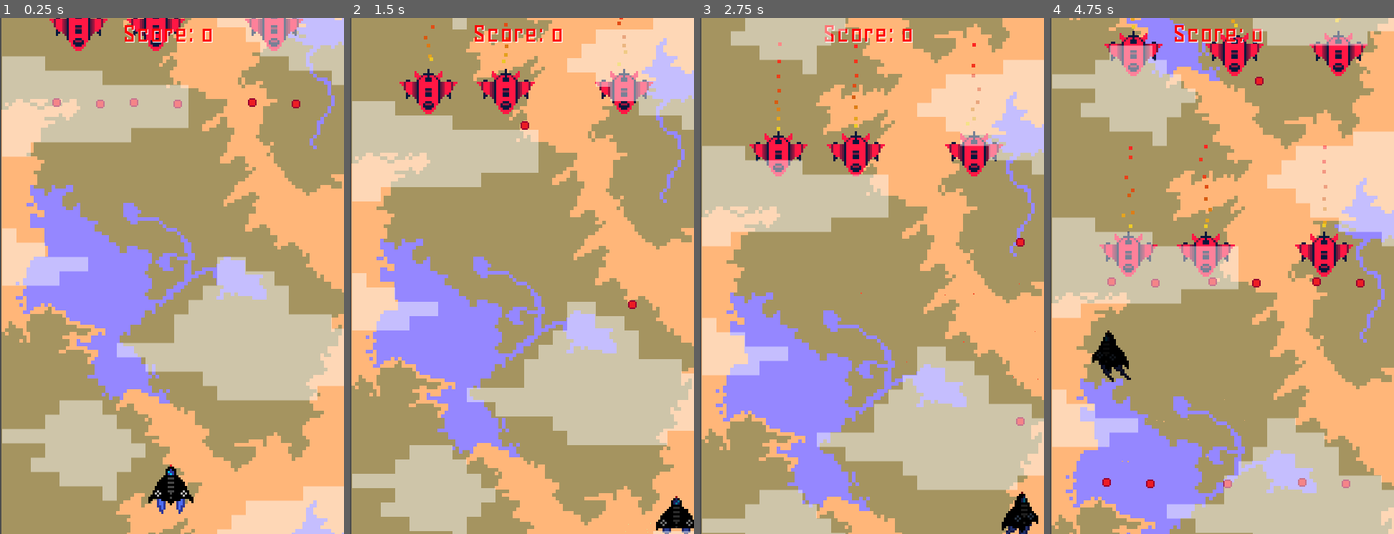
Above: before the commit, frames 1-4 (left to right).
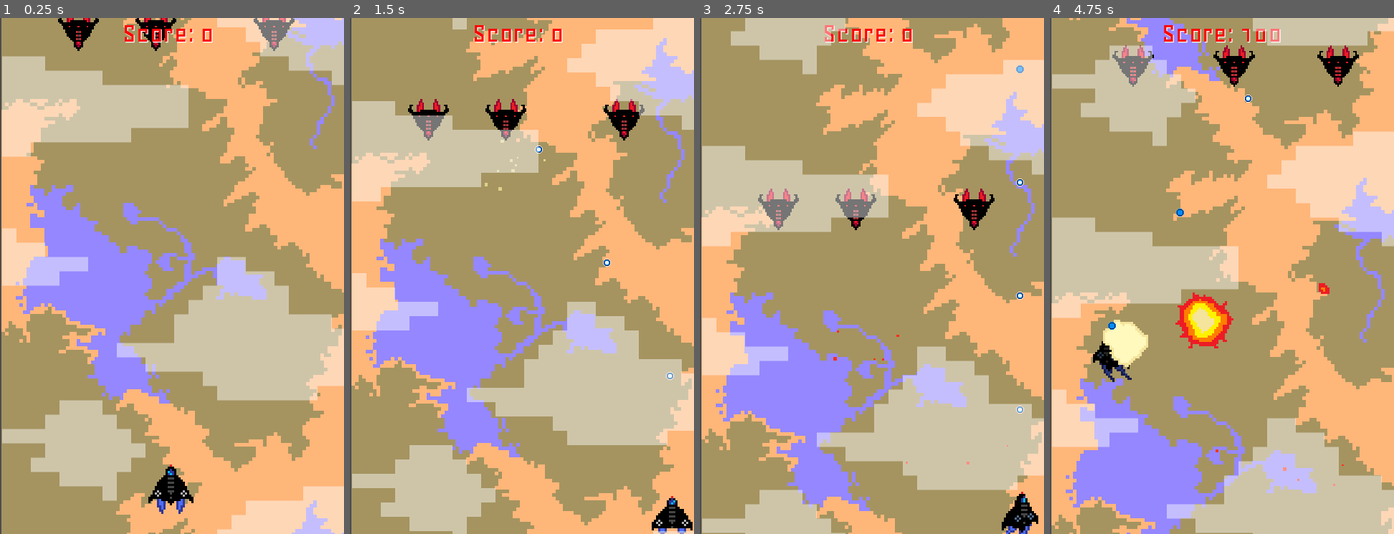
Above: after the commit, the same moments.

Repository: AChen342/project3
Game: Godot game, scene res://Scenes/main.tscn
Same seed, same stepped clock (60 frames per second), same inputs: the game is played once before the commit and once after it. This scene is started directly instead of the project's main scene.
Inputs:
- Up to frame 1 (0.25 s): no input
- Up to frame 2 (1.5 s): hold D (move_right) 0.53-1.28 s; hold J (shoot, bound only before the commit) 0.53-1.28 s; hold S (move_down) from 1.28 s (still down); tap J (shoot, bound only before the commit) at 1.35 s
- Up to frame 3 (2.75 s): release S (move_down) at 2.03 s; hold D (move_right) from 2.03 s (still down); hold J (shoot, bound only before the commit) from 2.03 s (still down)
- Up to frame 4 (4.75 s): release D (move_right) at 2.78 s; release J (shoot, bound only before the commit) at 2.78 s; hold W (move_up) 2.78-3.53 s; tap J (shoot, bound only before the commit) at 2.85, 4.35 s; hold J (shoot, bound only before the commit) 3.53-4.28 s; hold A (move_left) from 3.53 s (still down)

The runs differ from the first frame. In frame 1, 1.9% of the frame differs, in the area x 14-89%, y 0-18%; in frame 2, 3.9%; in frame 3, 4.0%; in frame 4, 8.2%, in the area x 12-93%, y 0-92%.

Commit message:
worked on spawning mechanics

Diff:
--- a/Scenes/blue_drone.tscn
+++ b/Scenes/blue_drone.tscn
@@ -25,8 +25,8 @@
 "speed": 5.0
 }]
 
-[sub_resource type="RectangleShape2D" id="RectangleShape2D_j7wqo"]
-size = Vector2(24, 24)
+[sub_resource type="CircleShape2D" id="CircleShape2D_4iq7s"]
+radius = 14.3178
 
 [node name="blue_drone" type="CharacterBody2D" groups=["enemies"]]
 script = ExtResource("1_w4yun")
@@ -39,4 +39,4 @@
 
 [node name="hitbox" type="CollisionShape2D" parent="."]
 position = Vector2(3, 0)
-shape = SubResource("RectangleShape2D_j7wqo")
+shape = SubResource("CircleShape2D_4iq7s")
--- a/Scenes/bullet.tscn
+++ b/Scenes/bullet.tscn
@@ -1,21 +1,48 @@
-[gd_scene load_steps=4 format=3 uid="uid://7e1bftssgle"]
+[gd_scene load_steps=7 format=3 uid="uid://7e1bftssgle"]
 
-[ext_resource type="Texture2D" uid="uid://yxc78dgua0dj" path="res://Sprites/bullet.png" id="1_4ks3c"]
+[ext_resource type="Texture2D" uid="uid://cbcocds87hxl5" path="res://Sprites/bullet.png" id="1_4ks3c"]
 [ext_resource type="Script" path="res://Scripts/bullet.gd" id="1_5746x"]
 
+[sub_resource type="AtlasTexture" id="AtlasTexture_8ro34"]
+atlas = ExtResource("1_4ks3c")
+region = Rect2(0, 0, 16, 16)
+
+[sub_resource type="AtlasTexture" id="AtlasTexture_cjtyl"]
+atlas = ExtResource("1_4ks3c")
+region = Rect2(16, 0, 16, 16)
+
+[sub_resource type="SpriteFrames" id="SpriteFrames_2bluh"]
+animations = [{
+"frames": [{
+"duration": 1.0,
+"texture": SubResource("AtlasTexture_8ro34")
+}, {
+"duration": 1.0,
+"texture": SubResource("AtlasTexture_cjtyl")
+}],
+"loop": true,
+"name": &"idle",
+"speed": 5.0
+}]
+
 [sub_resource type="CircleShape2D" id="CircleShape2D_ngl6t"]
-radius = 3.0
+radius = 2.0
 
 [node name="bullet" type="Area2D"]
 script = ExtResource("1_5746x")
 
-[node name="bullet_sprite" type="Sprite2D" parent="."]
+[node name="animation" type="AnimatedSprite2D" parent="."]
 texture_filter = 1
-scale = Vector2(2, 2)
-texture = ExtResource("1_4ks3c")
+sprite_frames = SubResource("SpriteFrames_2bluh")
+animation = &"idle"
+frame_progress = 0.198519
 
-[node name="CollisionShape2D" type="CollisionShape2D" parent="."]
+[node name="hitbox" type="CollisionShape2D" parent="."]
+position = Vector2(1, 0)
 scale = Vector2(2, 2)
 shape = SubResource("CircleShape2D_ngl6t")
 
+[node name="lifetime" type="Timer" parent="."]
+
 [connection signal="body_entered" from="." to="." method="_on_body_entered"]
+[connection signal="timeout" from="lifetime" to="." method="_on_lifetime_timeout"]
--- a/Scenes/enemy_jet.tscn
+++ b/Scenes/enemy_jet.tscn
@@ -25,8 +25,9 @@
 "speed": 5.0
 }]
 
-[sub_resource type="CircleShape2D" id="CircleShape2D_vyjqq"]
-radius = 15.0
+[sub_resource type="CapsuleShape2D" id="CapsuleShape2D_1042w"]
+radius = 24.0
+height = 64.0
 
 [node name="enemy_jet" type="CharacterBody2D" groups=["enemies"]]
 script = ExtResource("1_o8mwc")
@@ -40,5 +41,6 @@
 animation = &"idle"
 
 [node name="hitbox" type="CollisionShape2D" parent="."]
+position = Vector2(-10, 1)
 rotation = 1.5708
-shape = SubResource("CircleShape2D_vyjqq")
+shape = SubResource("CapsuleShape2D_1042w")
--- a/Scenes/enemy_spawner.tscn
+++ b/Scenes/enemy_spawner.tscn
@@ -17,4 +17,6 @@
 
 [node name="spawn_timer" type="Timer" parent="."]
 
+[connection signal="unlock_new_enemy" from="." to="." method="_make_spawnable"]
+[connection signal="update_weights" from="." to="." method="_update_weights"]
 [connection signal="timeout" from="spawn_timer" to="." method="_on_spawn_timer_timeout"]
--- a/Scenes/player.tscn
+++ b/Scenes/player.tscn
@@ -157,7 +157,7 @@
 "times": PackedFloat32Array(0, 0.2, 0.4, 0.6, 0.8, 1, 1.2),
 "transitions": PackedFloat32Array(1, 1, 1, 1, 1, 1, 1),
 "update": 0,
-"values": [Vector2(0, 0), Vector2(10, 0), Vector2(-10, 0), Vector2(0, 0), Vector2(10, 0), Vector2(-10, 0), Vector2(0, 0)]
+"values": [Vector2(0, 0), Vector2(10, 0), Vector2(-5, 0), Vector2(0, 0), Vector2(10, 0), Vector2(-5, 0), Vector2(0, 0)]
 }
 
 [sub_resource type="AnimationLibrary" id="AnimationLibrary_78315"]
--- /dev/null
+++ b/Scenes/player_bullet.tscn
@@ -0,0 +1,44 @@
+[gd_scene load_steps=7 format=3 uid="uid://bwntox0wgyqm1"]
+
+[ext_resource type="Script" path="res://Scripts/player_bullet.gd" id="1_6o8bv"]
+[ext_resource type="Texture2D" uid="uid://385csvjurwnp" path="res://Sprites/bullet_type2.png" id="1_yn5ft"]
+
+[sub_resource type="AtlasTexture" id="AtlasTexture_g30vl"]
+atlas = ExtResource("1_yn5ft")
+region = Rect2(0, 0, 16, 16)
+
+[sub_resource type="AtlasTexture" id="AtlasTexture_1dbk1"]
+atlas = ExtResource("1_yn5ft")
+region = Rect2(16, 0, 16, 16)
+
+[sub_resource type="SpriteFrames" id="SpriteFrames_yqjhq"]
+animations = [{
+"frames": [{
+"duration": 1.0,
+"texture": SubResource("AtlasTexture_g30vl")
+}, {
+"duration": 1.0,
+"texture": SubResource("AtlasTexture_1dbk1")
+}],
+"loop": true,
+"name": &"idle",
+"speed": 5.0
+}]
+
+[sub_resource type="CircleShape2D" id="CircleShape2D_70wje"]
+radius = 4.0
+
+[node name="player_bullet" type="Area2D"]
+script = ExtResource("1_6o8bv")
+
+[node name="animation" type="AnimatedSprite2D" parent="."]
+texture_filter = 1
+sprite_frames = SubResource("SpriteFrames_yqjhq")
+animation = &"idle"
+frame_progress = 0.830948
+
+[node name="hitbox" type="CollisionShape2D" parent="."]
+position = Vector2(1, 0)
+shape = SubResource("CircleShape2D_70wje")
+
+[connection signal="body_entered" from="." to="." method="_on_body_entered"]
--- a/Scenes/red_drone.tscn
+++ b/Scenes/red_drone.tscn
@@ -25,11 +25,8 @@
 "speed": 5.0
 }]
 
-[sub_resource type="RectangleShape2D" id="RectangleShape2D_203gi"]
-size = Vector2(24, 24)
-
-[sub_resource type="CircleShape2D" id="CircleShape2D_hyqp0"]
-radius = 164.368
+[sub_resource type="CircleShape2D" id="CircleShape2D_byduj"]
+radius = 14.0357
 
 [node name="red_drone" type="CharacterBody2D" groups=["enemies"]]
 script = ExtResource("1_rk3kp")
@@ -41,12 +38,4 @@
 animation = &"idle"
 
 [node name="hitbox" type="CollisionShape2D" parent="."]
-shape = SubResource("RectangleShape2D_203gi")
-
-[node name="detection" type="Area2D" parent="." groups=["enemies"]]
-
-[node name="detection_range" type="CollisionShape2D" parent="detection"]
-shape = SubResource("CircleShape2D_hyqp0")
-
-[connection signal="body_entered" from="detection" to="." method="_on_detection_body_entered"]
-[connection signal="body_exited" from="detection" to="." method="_on_detection_body_exited"]
+shape = SubResource("CircleShape2D_byduj")
--- a/Scenes/sharpnel.tscn
+++ b/Scenes/sharpnel.tscn
@@ -15,7 +15,8 @@
 initial_velocity_min = 200.0
 initial_velocity_max = 500.0
 gravity = Vector3(0, 98, 0)
-scale_max = 2.0
+scale_min = 2.0
+scale_max = 5.0
 color_ramp = SubResource("GradientTexture1D_ti7i1")
 
 [node name="sharpnel" type="GPUParticles2D"]
--- a/Scripts/Enemy.gd
+++ b/Scripts/Enemy.gd
@@ -6,6 +6,7 @@
 var direction: Vector2
 var points = 100
 var collision_damage = 10
+var rng = RandomNumberGenerator.new()
 @onready var explosion_animation = preload("res://Scenes/explosion.tscn")
 @onready var screen_size = get_viewport_rect().size
 
--- a/Scripts/bullet.gd
+++ b/Scripts/bullet.gd
@@ -1,15 +1,25 @@
+class_name Bullet
 extends Area2D
 
 var speed = 500
 var damage = 5
+var rng = RandomNumberGenerator.new()
 var direction : Vector2
 @onready var sharpnel = preload("res://Scenes/sharpnel.tscn")
 @onready var screen_size = get_viewport_rect().size
+@onready var texture = $animation.get_sprite_frames().get_frame_texture("idle", 0)
+
+func _ready() -> void:
+	var random_time = rng.randf_range(2, 4)
+	$animation.play("idle")
+	$lifetime.wait_time = random_time
+	$lifetime.start()
+
 
 func _physics_process(delta: float) -> void:
 	global_position += direction * speed * delta
 
-	if global_position.y > screen_size.y + $bullet_sprite.texture.get_size().y:
+	if global_position.y > screen_size.y + texture.get_size().y:
 		_on_destroy()
 
 func _on_body_entered(body: Node2D) -> void:
@@ -24,6 +34,8 @@
 			body.player_damage(5)
 		_on_destroy()
 
+func _on_lifetime_timeout() -> void:
+	_on_destroy()
 
 func _on_destroy():
 	var bulletSharpnel = sharpnel.instantiate()
@@ -34,3 +46,6 @@
 func set_direction(bulletDirection):
 	direction = bulletDirection
 	rotation_degrees = rad_to_deg(global_position.angle_to_point(global_position + direction))
+
+func set_speed(new_speed):
+	speed = new_speed
--- a/Scripts/drone.gd
+++ b/Scripts/drone.gd
@@ -7,8 +7,8 @@
 
 func _ready() -> void:
 	points = 50
-	frequency = 1
-	amplitude = 200
+	frequency = rng.randf_range(0.5, 1)
+	amplitude = rng.randi_range(100, 200)
 	time = 0
 	health = 5
 	speed = 10
--- a/Scripts/enemy_spawner.gd
+++ b/Scripts/enemy_spawner.gd
@@ -1,10 +1,12 @@
 extends Path2D
 
+signal update_weights
+signal unlock_new_enemy(enemy_name)
 @onready var enemies = {
-		"enemy_jet" : {"spawnable" : false, "scene" : preload("res://Scenes/enemy_jet.tscn"), "weight" : 100},
+		"enemy_jet" : {"spawnable" : true, "scene" : preload("res://Scenes/enemy_jet.tscn"), "weight" : 100},
 		"blue_drone" : {"spawnable" : false, "scene" : preload("res://Scenes/blue_drone.tscn"), "weight" : 50},
 		"red_drone" : {"spawnable" : false,"scene" : preload("res://Scenes/red_drone.tscn"), "weight" : 50},
-		"red_plane" : {"spawnable": true, "scene" : preload("res://Scenes/red_plane.tscn"), "weight" : 25}
+		"red_plane" : {"spawnable": false, "scene" : preload("res://Scenes/red_plane.tscn"), "weight" : 25}
 }
 var rng = RandomNumberGenerator.new()
 
@@ -25,6 +27,7 @@
 	return total_weight
 
 func _make_spawnable(enemy_name):
+	print_debug("unlocking " + str(enemy_name))
 	enemies[enemy_name]["spawnable"] = true
 
 func _update_weights():
--- a/Scripts/main.gd
+++ b/Scripts/main.gd
@@ -1,9 +1,49 @@
 extends Node2D
 
 signal add_points(points)
-@onready var total_points = 0
+const MAX_ENEMY_TYPES = 4
+var difficulty = 0
+var increase_difficulty_interval = 1500
+var unlock_new_enemy_interval = 1000
+var total_points = 0
+var num_enemies_unlocked = 0
+var all_enemies_unlocked = false
+@onready var spawner = get_node("enemy_spawner")
 @onready var user_interface = get_node("user_interface")
 
 func _on_add_points(points:int) -> void:
 	total_points += points
 	user_interface.get_node("gui").emit_signal("update_score", total_points)
+
+	#increase difficulty and unlock new enemy if enough points
+	_check_difficulty()
+	_unlock_new_enemy()
+
+func _unlock_new_enemy():
+	var points_to_enemy_unlock = floor(float(total_points)/unlock_new_enemy_interval)
+
+	# unlocks a new enemy type for every 1000 points
+	if (not all_enemies_unlocked) and (points_to_enemy_unlock > num_enemies_unlocked):
+		num_enemies_unlocked += 1
+		unlock_new_enemy_interval += 500
+		match num_enemies_unlocked:
+			1:
+				spawner.emit_signal("unlock_new_enemy", "blue_drone")
+				print("blue_drone unlocked")
+			2:
+				spawner.emit_signal("unlock_new_enemy", "red_drone")
+				print("red_drone unlocked")
+			3:
+				spawner.emit_signal("unlock_new_enemy", "red_plane")
+				print("red_plane unlocked")
+
+			MAX_ENEMY_TYPES:
+				print("All enemies unlocked!")
+
+func _check_difficulty():
+	var points_to_difficulty = floor(float(total_points)/increase_difficulty_interval)
+
+	# increases difficulty every 1500 points
+	if points_to_difficulty > difficulty:
+		difficulty += 1
+		spawner.emit_signal("update_weights")
--- a/Scripts/player.gd
+++ b/Scripts/player.gd
@@ -3,13 +3,14 @@
 var screen_size
 var health
 @onready var explosion = preload("res://Scenes/explosion.tscn")
-@onready var bullet_scene = preload("res://Scenes/bullet.tscn")
+@onready var bullet_scene = preload("res://Scenes/player_bullet.tscn")
 
 func _ready() -> void:
 	health = 100
 	screen_size = get_viewport_rect().size
 	$animation.play("idle")
-	$gun/cooldown.set_wait_time(.5)
+	$gun/cooldown.set_wait_time(.3)
+	$gun/cooldown.start()
 
 func _physics_process(delta: float) -> void:
 	player_controls(delta)
@@ -25,12 +26,10 @@
 
 func player_controls(delta):
 	player_movement(delta)
-	player_shoot()
 
 func player_shoot():
-	if Input.is_action_pressed("shoot") and $gun/cooldown.is_stopped():
-		create_bullet()
-		$gun/cooldown.start()
+	create_bullet()
+	$gun/cooldown.start()
 
 func create_bullet():
 	var new_bullet = bullet_scene.instantiate()
@@ -77,8 +76,7 @@
 	position.y = clamp(position.y, screen_size.y / 4, screen_size.y - texture_size.y)
 
 func _on_cooldown_timeout() -> void:
-	if Input.is_action_pressed("shoot"):
-		create_bullet()
+	player_shoot()
 
 func player_damage(damage):
 	$animation/AnimationPlayer.play("player_hurt")
--- /dev/null
+++ b/Scripts/player_bullet.gd
@@ -0,0 +1,4 @@
+extends Bullet
+
+func _ready() -> void:
+	$animation.play("idle")
--- a/Scripts/red_drone.gd
+++ b/Scripts/red_drone.gd
@@ -3,22 +3,10 @@
 var follow_player_flag = false
 
 func _physics_process(delta: float) -> void:
-    if follow_player_flag:
-        follow_player(delta)
-    else:
-        _movement(delta)
-
+    _movement(delta)
     _on_collision(delta)
 
-func follow_player(delta):
+func _movement(delta):
     var player_pos = get_parent().get_node("Player").position
     var target_pos = (player_pos - position).normalized()
-    position += target_pos * (speed * 10) * delta
-
-func _on_detection_body_entered(body:Node2D) -> void:
-    if body.is_in_group("player"):
-       follow_player_flag = true
-
-func _on_detection_body_exited(body:Node2D) -> void:
-    if body.is_in_group("player"):
-        follow_player_flag = false
+    position += target_pos * (speed * 20) * delta
--- a/Scripts/red_plane.gd
+++ b/Scripts/red_plane.gd
@@ -26,9 +26,16 @@
 		$twin_guns/gun2
 	]
 
+	var rand_x = rng.randf_range(-0.5, 1)
+	var rand_speed = rng.randf_range(100, 200)
+
 	for gun in twin_guns:
 		var bullet = bullet_scene.instantiate()
 		bullet.global_position = gun.global_position
+
+		if bullet.has_method("set_speed"):
+			bullet.set_speed(rand_speed)
+
 		bullet.add_to_group("enemy_projectile")
 		get_parent().add_child(bullet)
-		bullet.set_direction(Vector2(0, 1))
+		bullet.set_direction(Vector2(rand_x, 1))
--- a/project.godot
+++ b/project.godot
@@ -31,25 +31,24 @@
 move_left={
 "deadzone": 0.5,
 "events": [Object(InputEventKey,"resource_local_to_scene":false,"resource_name":"","device":-1,"window_id":0,"alt_press …(191 unchanged characters)…
+, Object(InputEventKey,"resource_local_to_scene":false,"resource_name":"","device":-1,"window_id":0,"alt_pressed":false,"shift_pressed":false,"ctrl_pressed":false,"meta_pressed":false,"pressed":false,"keycode":0,"physical_keycode":4194319,"key_label":0,"unicode":0,"location":0,"echo":false,"script":null)
 ]
 }
 move_right={
 "deadzone": 0.5,
 "events": [Object(InputEventKey,"resource_local_to_scene":false,"resource_name":"","device":-1,"window_id":0,"alt_press …(192 unchanged characters)…
+, Object(InputEventKey,"resource_local_to_scene":false,"resource_name":"","device":-1,"window_id":0,"alt_pressed":false,"shift_pressed":false,"ctrl_pressed":false,"meta_pressed":false,"pressed":false,"keycode":0,"physical_keycode":4194321,"key_label":0,"unicode":0,"location":0,"echo":false,"script":null)
 ]
 }
 move_up={
 "deadzone": 0.5,
 "events": [Object(InputEventKey,"resource_local_to_scene":false,"resource_name":"","device":-1,"window_id":0,"alt_press …(192 unchanged characters)…
+, Object(InputEventKey,"resource_local_to_scene":false,"resource_name":"","device":-1,"window_id":0,"alt_pressed":false,"shift_pressed":false,"ctrl_pressed":false,"meta_pressed":false,"pressed":false,"keycode":0,"physical_keycode":4194320,"key_label":0,"unicode":0,"location":0,"echo":false,"script":null)
 ]
 }
 move_down={
 "deadzone": 0.5,
 "events": [Object(InputEventKey,"resource_local_to_scene":false,"resource_name":"","device":-1,"window_id":0,"alt_press …(192 unchanged characters)…
+, Object(InputEventKey,"resource_local_to_scene":false,"resource_name":"","device":-1,"window_id":0,"alt_pressed":false,"shift_pressed":false,"ctrl_pressed":false,"meta_pressed":false,"pressed":false,"keycode":0,"physical_keycode":4194322,"key_label":0,"unicode":0,"location":0,"echo":false,"script":null)
 ]
 }
-shoot={
-"deadzone": 0.5,
-"events": [Object(InputEventKey,"resource_local_to_scene":false,"resource_name":"","device":-1,"window_id":0,"alt_pressed":false,"shift_pressed":false,"ctrl_pressed":false,"meta_pressed":false,"pressed":false,"keycode":0,"physical_keycode":74,"key_label":0,"unicode":106,"location":0,"echo":false,"script":null)
-]
-}
Not shown: 1 places in Scenes/red_drone.tscn that only renumber resources
Binary file changed: Sprites/bullet.png
Binary file added: Sprites/bullet_type2.png
Not shown, changed: Sprites/bullet_type2.png.import
